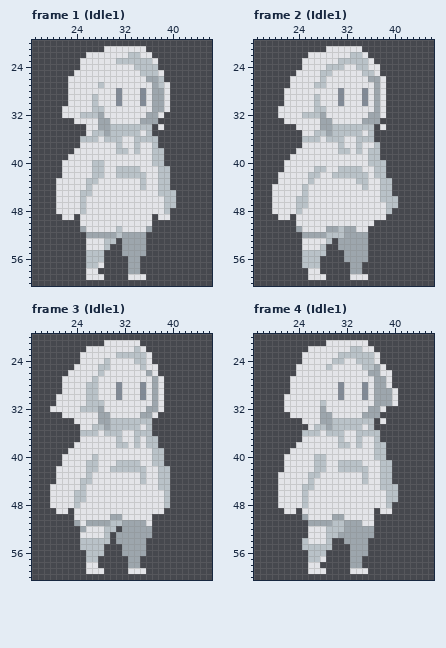
A pixel-art file gets an edit: Game Off Game Jam Prototype/Assets/Textures/Character/Character.aseprite. The picture above was drawn from the file before the commit.
64x64 pixels, 57 frames. Colours within 5 levels of each other are drawn and written as one. Shown: frame 1 (Idle1): x 17..46, y 20..60; frame 2 (Idle1): x 17..46, y 20..60; frame 3 (Idle1): x 17..46, y 20..60; frame 4 (Idle1): x 17..46, y 20..60. The commit also changed other frames, which this record leaves out.
After:
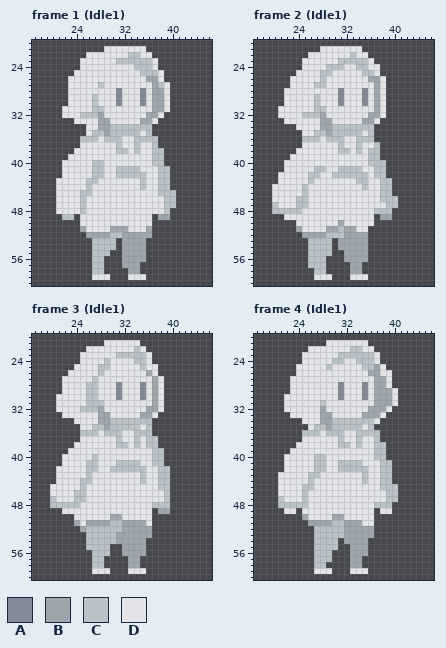
Palette (. is transparent): A #818a96  B #9da6ad  C #b9c2c8  D #e3e4e8
From old to new:
Changed rows in their new state; - is an unchanged pixel.
Frame 1 (Idle1), layers "Layer 3 Copy Copy", "Layer 3 Copy Copy Copy":
first column x 37:
24 D-
26 -D
first column x 37:
33 D-
34 -.
first column x 22:
49 CC--------------BB
51 --------BBB-------
52 --------C-----B---
53 ----.CC-----------
54 ----.CC-C---------
55 ----.--C----------
56 ----.-----B--B----
57 ----.-C---B-------
58 ----.CC-----------
59 ----.--D----------
Frame 2 (Idle1), layers "Layer 3 Copy Copy", "Layer 3 Copy Copy Copy":
first column x 28:
21 D------
22 ------D
first column x 37:
33 D-
34 -.
first column x 20:
47 C-------------------
48 CCCC-------------CC-
49 -.-D-------------.BB
50 -----------B--------
53 -----.CCC-----------
54 -----.CC-C----------
55 -----.---C----------
56 -----.--C-----------
57 -----.--C-----------
58 ------.CC-----------
59 ------.--D----------
Frame 3 (Idle1), layers "Layer 3 Copy Copy", "Layer 3 Copy Copy Copy":
first column x 20:
32 .
first column x 20:
47 C-------------------
48 CCCC-------------CC-
49 -.-D-------------.BB
52 ------CCC--C--------
53 -----.CCC-C---------
54 -----.----C---------
55 -----.---C----------
56 ------.--C----------
57 ------.-C-----------
58 ------.CC-----------
59 ------.--D----------
Frame 4 (Idle1), layers "Layer 3 Copy Copy", "Layer 3 Copy Copy Copy":
first column x 37:
32 -BD
33 -D-
34 D.-
first column x 21:
47 C-----------------
48 CCCC------------CC
first column x 25:
52 -.CC---
53 -.CC--C
54 ..CC-C-
55 ..---C-
56 -.--C--
57 -.-CC--
58 -.CC---
59 -.--D--
